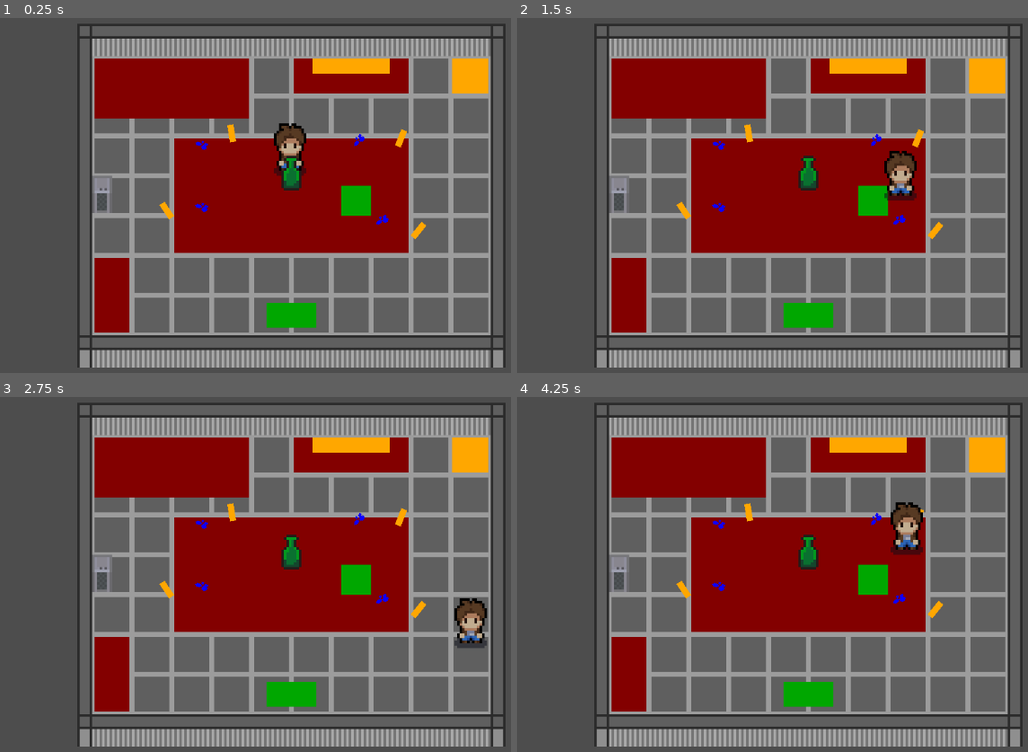
Above: before the commit, frames 1-4 (two rows, left to right).
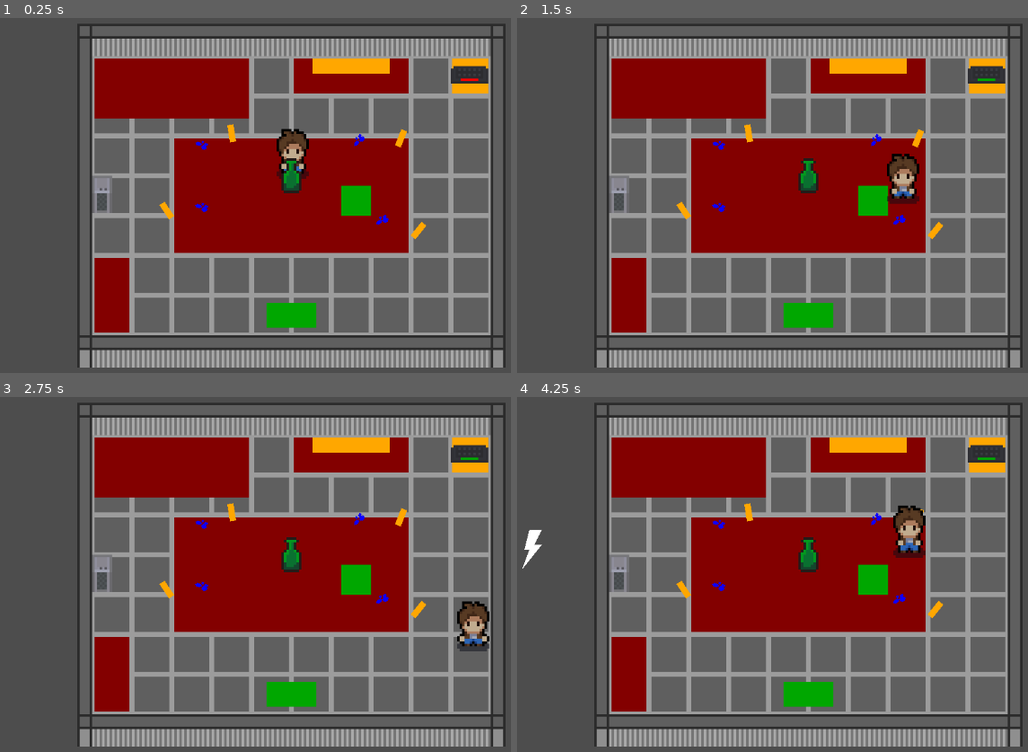
Above: after the commit, the same moments.

Repository: doneganmicah/BrackeysGameJam2024-2
Game: Godot game, scene res://scenes/level_proto.tscn
The game is run twice, just before and just after one commit, with the same random seed, the same clock (stepped at 60 frames per second) and the same inputs. This scene is started directly instead of the project's main scene.
Inputs:
- Up to frame 1 (0.25 s): no input
- Up to frame 2 (1.5 s): hold D (player_right) 0.53-1.28 s; tap E (player_interact) at 0.6 s; tap Space (player_special, bound only after the commit) at 0.8, 1.35 s; hold S (player_down) from 1.28 s (still down)
- Up to frame 3 (2.75 s): tap E (player_interact) at 1.55, 2.1 s; release S (player_down) at 2.03 s; hold D (player_right) from 2.03 s (still down); tap Space (player_special, bound only after the commit) at 2.3 s
- Up to frame 4 (4.25 s): release D (player_right) at 2.78 s; hold W (player_up) 2.78-3.53 s; tap Space (player_special, bound only after the commit) at 2.85, 3.8 s; tap E (player_interact) at 3.05, 3.6 s; hold A (player_left) from 3.53 s (still down)

The runs differ from the first frame. In frame 1, 1.1% of the frame differs, in the area x 53-96%, y 13-50%; in frame 2, 1.1%; in frame 3, 1.1%; in frame 4, 1.3%, in the area x 1-96%, y 13-50%.

Commit message:
Finished signal integrity hazard

Diff:
--- a/project.godot
+++ b/project.godot
@@ -52,6 +52,11 @@
 , Object(InputEventJoypadButton,"resource_local_to_scene":false,"resource_name":"","device":-1,"button_index":0,"pressure":0.0,"pressed":true,"script":null)
 ]
 }
+player_special={
+"deadzone": 0.5,
+"events": [Object(InputEventKey,"resource_local_to_scene":false,"resource_name":"","device":-1,"window_id":0,"alt_pressed":false,"shift_pressed":false,"ctrl_pressed":false,"meta_pressed":false,"pressed":false,"keycode":0,"physical_keycode":32,"key_label":0,"unicode":32,"location":0,"echo":false,"script":null)
+]
+}
 
 [physics]
 
--- a/scenes/hazards/hazard_water_leak.tscn
+++ b/scenes/hazards/hazard_water_leak.tscn
@@ -93,7 +93,6 @@
 puddle_bl = NodePath("Puddles/Puddle3/AnimatedSprite2D")
 
 [node name="Bucket" type="RigidBody2D" parent="." groups=["Bucket"]]
-z_index = 10
 y_sort_enabled = true
 scale = Vector2(1.00173, 1)
 collision_layer = 2
@@ -111,12 +110,11 @@
 one_way_collision_margin = 0.0
 
 [node name="AnimatedSprite2D" type="AnimatedSprite2D" parent="Bucket"]
-z_index = 10
 y_sort_enabled = true
-position = Vector2(0.0138158, 3)
+position = Vector2(0, 1)
 sprite_frames = SubResource("SpriteFrames_1huxy")
 autoplay = "default"
-offset = Vector2(0, -8)
+offset = Vector2(0, -6)
 
 [node name="Area2D" type="Area2D" parent="Bucket" groups=["Bucket"]]
 position = Vector2(0.0138158, -1)
--- a/scenes/interactables/breaker_box_interactable.tscn
+++ b/scenes/interactables/breaker_box_interactable.tscn
@@ -41,8 +41,9 @@
 [node name="AnimatedSprite2D" parent="." index="1"]
 z_index = 10
 y_sort_enabled = true
-position = Vector2(0, -7)
+position = Vector2(0, -1)
 sprite_frames = SubResource("SpriteFrames_wiw8f")
+offset = Vector2(0, -6)
 
 [node name="StaticBody2D" type="StaticBody2D" parent="." index="2"]
 position = Vector2(0, -7)
--- /dev/null
+++ b/scenes/interactables/router_interactable.tscn
@@ -0,0 +1,138 @@
+[gd_scene load_steps=9 format=3 uid="uid://ctthnbjjb2muc"]
+
+[ext_resource type="PackedScene" uid="uid://8pftd86ppdje" path="res://scenes/interactables/Interactable.tscn" id="1_r7a2g"]
+[ext_resource type="Texture2D" uid="uid://xmapq8mnsixu" path="res://assets/decorations.png" id="2_ey751"]
+[ext_resource type="Script" path="res://scripts/interactables/router_interactable.gd" id="2_w37f0"]
+[ext_resource type="Texture2D" uid="uid://bemqjbm8rscax" path="res://assets/placeholder_assets/placeholder_dial.png" id="4_afunn"]
+
+[sub_resource type="CircleShape2D" id="CircleShape2D_xudu6"]
+
+[sub_resource type="AtlasTexture" id="AtlasTexture_p3xa3"]
+atlas = ExtResource("2_ey751")
+region = Rect2(576, 112, 16, 16)
+
+[sub_resource type="SpriteFrames" id="SpriteFrames_wtvqd"]
+animations = [{
+"frames": [{
+"duration": 1.0,
+"texture": SubResource("AtlasTexture_p3xa3")
+}],
+"loop": true,
+"name": &"default",
+"speed": 5.0
+}]
+
+[sub_resource type="RectangleShape2D" id="RectangleShape2D_5ockj"]
+size = Vector2(15, 15)
+
+[node name="router_interactable" node_paths=PackedStringArray("dial_area", "lrg_gr_area", "sm_gr_area", "dial", "dial_range", "dial_ui", "placeholde_light") instance=ExtResource("1_r7a2g")]
+y_sort_enabled = true
+script = ExtResource("2_w37f0")
+signal_integrity = 500
+degrade_time_max = 30
+degrade_time_min = 15
+dial_speed_sec = 225.0
+current_degradation = null
+dial_area = NodePath("Control/Dial/dial/Area2D")
+lrg_gr_area = NodePath("Control/Dial/range/Bigger Green")
+sm_gr_area = NodePath("Control/Dial/range/Smalle Green")
+dial = NodePath("Control/Dial/dial")
+dial_range = NodePath("Control/Dial/range")
+dial_ui = NodePath("Control")
+placeholde_light = NodePath("Polygon2D")
+
+[node name="CollisionShape2D" parent="." index="0"]
+position = Vector2(-3, 8)
+shape = SubResource("CircleShape2D_xudu6")
+
+[node name="AnimatedSprite2D" parent="." index="1"]
+z_index = 10
+y_sort_enabled = true
+sprite_frames = SubResource("SpriteFrames_wtvqd")
+
+[node name="Polygon2D" type="Polygon2D" parent="." index="2"]
+z_index = 10
+position = Vector2(0, 1)
+color = Color(1, 0, 0, 1)
+polygon = PackedVector2Array(-4, 6, -4, 5, 3, 5, 3, 6)
+
+[node name="Control" type="Control" parent="." index="3"]
+visible = false
+layout_mode = 3
+anchors_preset = 0
+offset_left = -118.0
+offset_top = 53.0
+offset_right = -19.0
+offset_bottom = 139.0
+scale = Vector2(0.460617, 0.460617)
+
+[node name="ColorRect" type="ColorRect" parent="Control" index="0"]
+z_index = 25
+layout_mode = 0
+offset_left = 75.0
+offset_top = 48.0
+offset_right = 127.0
+offset_bottom = 85.0
+color = Color(0.351563, 0.351563, 0.351563, 1)
+
+[node name="Button" type="Button" parent="Control/ColorRect" index="0"]
+z_index = 25
+layout_mode = 0
+offset_left = 6.0
+offset_top = 3.0
+offset_right = 46.0
+offset_bottom = 34.0
+text = "Kick"
+
+[node name="Dial" type="Node2D" parent="Control" index="1"]
+
+[node name="dial" type="Sprite2D" parent="Control/Dial" index="0"]
+z_index = 23
+position = Vector2(99, 0)
+rotation = -0.760308
+texture = ExtResource("4_afunn")
+region_enabled = true
+region_rect = Rect2(0, 0, 256, 256)
+
+[node name="Area2D" type="Area2D" parent="Control/Dial/dial" index="0"]
+
+[node name="CollisionPolygon2D" type="CollisionPolygon2D" parent="Control/Dial/dial/Area2D" index="0"]
+polygon = PackedVector2Array(-82.7649, -82.9571, -74.7796, -73.2333, -73.5256, -74.7174)
+
+[node name="range" type="Sprite2D" parent="Control/Dial" index="1"]
+z_index = 21
+position = Vector2(99, 0)
+texture = ExtResource("4_afunn")
+region_enabled = true
+region_rect = Rect2(512, 0, 256, 256)
+
+[node name="Bigger Green" type="Area2D" parent="Control/Dial/range" index="0" groups=["dial_green"]]
+
+[node name="CollisionPolygon2D" type="CollisionPolygon2D" parent="Control/Dial/range/Bigger Green" index="0"]
+polygon = PackedVector2Array(36.7066, 73.4963, 51.3827, 102.67, -0.25676, 119.378, -51.5928, 103.011, -36.3016, 72.4552)
+
+[node name="Smalle Green" type="Area2D" parent="Control/Dial/range" index="1" groups=["dial_green"]]
+
+[node name="CollisionPolygon2D" type="CollisionPolygon2D" parent="Control/Dial/range/Smalle Green" index="0"]
+polygon = PackedVector2Array(-19.9176, -79.8962, -27.785, -110.868, 0.0933228, -115.201, 27.3781, -111.109, 19.9608, -79.9885)
+
+[node name="case" type="Sprite2D" parent="Control/Dial" index="2"]
+z_index = 20
+position = Vector2(99, 0)
+texture = ExtResource("4_afunn")
+region_enabled = true
+region_rect = Rect2(768, 0, 256, 256)
+
+[node name="Sprite2D3" type="Sprite2D" parent="Control/Dial/case" index="0"]
+z_index = 2
+texture = ExtResource("4_afunn")
+region_enabled = true
+region_rect = Rect2(256, 0, 256, 256)
+
+[node name="StaticBody2D" type="StaticBody2D" parent="." index="4"]
+
+[node name="CollisionShape2D" type="CollisionShape2D" parent="StaticBody2D" index="0"]
+position = Vector2(-0.5, 4.5)
+shape = SubResource("RectangleShape2D_5ockj")
+
+[connection signal="button_down" from="Control/ColorRect/Button" to="." method="_on_button_pressed"]
--- a/scenes/level_proto.tscn
+++ b/scenes/level_proto.tscn
@@ -1,10 +1,11 @@
-[gd_scene load_steps=9 format=4 uid="uid://owhd7frdhx34"]
+[gd_scene load_steps=10 format=4 uid="uid://owhd7frdhx34"]
 
 [ext_resource type="PackedScene" uid="uid://cj77wxhaj87aq" path="res://scenes/player.tscn" id="1_03mbu"]
 [ext_resource type="Script" path="res://scripts/game_controller.gd" id="1_jutxf"]
 [ext_resource type="Texture2D" uid="uid://ce2dm51tinu22" path="res://assets/placeholder_assets/LevelBlocking.png" id="2_kjxbd"]
 [ext_resource type="PackedScene" uid="uid://ckif30bwjtonq" path="res://scenes/hazards/hazard_water_leak.tscn" id="3_rvoox"]
 [ext_resource type="PackedScene" uid="uid://beyt4jksujctr" path="res://scenes/interactables/breaker_box_interactable.tscn" id="5_1ocpd"]
+[ext_resource type="PackedScene" uid="uid://ctthnbjjb2muc" path="res://scenes/interactables/router_interactable.tscn" id="6_d2he6"]
 
 [sub_resource type="TileSetAtlasSource" id="TileSetAtlasSource_kpago"]
 texture = ExtResource("2_kjxbd")
@@ -158,7 +159,7 @@
 color = Color(1, 0.654902, 0, 1)
 polygon = PackedVector2Array(-10, -10, 10, -10, 10, 10, -10, 10)
 
-[node name="GameHandler" type="Node" parent="." node_paths=PackedStringArray("_player", "_interval_timer", "haz_water_leak", "haz_electrical_outage")]
+[node name="GameHandler" type="Node" parent="." node_paths=PackedStringArray("_player", "_interval_timer", "haz_water_leak", "haz_electrical_outage", "haz_signal_integrity")]
 script = ExtResource("1_jutxf")
 attempt_leak_max = 60
 attempt_strike_min = 5
@@ -167,6 +168,7 @@
 _interval_timer = NodePath("Timer")
 haz_water_leak = NodePath("../HazardWaterLeak")
 haz_electrical_outage = NodePath("../breaker_box_interactable")
+haz_signal_integrity = NodePath("../router_interactable")
 
 [node name="Timer" type="Timer" parent="GameHandler"]
 script = SubResource("GDScript_tcg43")
@@ -176,9 +178,12 @@
 time_till_puddle_recesses = 120
 
 [node name="breaker_box_interactable" parent="." node_paths=PackedStringArray("game_controller") instance=ExtResource("5_1ocpd")]
-z_index = 10
 y_sort_enabled = true
 position = Vector2(-76, 14)
 game_controller = NodePath("../GameHandler")
 
+[node name="router_interactable" parent="." node_paths=PackedStringArray("game_controller") instance=ExtResource("6_d2he6")]
+position = Vector2(72, -45)
+game_controller = NodePath("../GameHandler")
+
 [connection signal="timeout" from="GameHandler/Timer" to="GameHandler" method="_on_timer_timeout"]
--- a/scenes/player.tscn
+++ b/scenes/player.tscn
@@ -54,7 +54,7 @@
 }]
 
 [sub_resource type="RectangleShape2D" id="RectangleShape2D_llsie"]
-size = Vector2(9, 6)
+size = Vector2(9, 5)
 
 [node name="Player" type="CharacterBody2D"]
 z_index = 10
@@ -67,15 +67,13 @@
 script = ExtResource("1_jrioe")
 
 [node name="AnimatedSprite2D" type="AnimatedSprite2D" parent="."]
-z_index = 10
 y_sort_enabled = true
-position = Vector2(-1, -9)
 sprite_frames = SubResource("SpriteFrames_cw3q0")
 animation = &"PLACEHOLDER"
 autoplay = "PLACEHOLDER"
-frame_progress = 0.351745
-offset = Vector2(0, -10)
+frame_progress = 0.556358
+offset = Vector2(0, -17)
 
 [node name="CollisionShape2D" type="CollisionShape2D" parent="."]
-position = Vector2(0, -3)
+position = Vector2(0.5, -1.5)
 shape = SubResource("RectangleShape2D_llsie")
--- a/scripts/game_controller.gd
+++ b/scripts/game_controller.gd
@@ -22,6 +22,9 @@
 @export var upload_booster = 0: # Any special boosters to increase the upload speed beyond max
 	get: return upload_booster  # Can be use in debugging to speed up the progression
 	set(value): upload_booster = abs(value)
+@export var upload_interupted = false: # flag for when the signal is so weak that the upload has stopped
+	get: return upload_interupted
+	set(value): upload_interupted = value
 
 @export_group("Game time")
 @export_range(120, MAX_GAME_TIME) var end_time = 270: # The time when the game round ends set to 270 (4m30s)
@@ -48,7 +51,8 @@
 @export var _interval_timer : Timer # This is the instance of the Timer node which triggers every seccond
 @export_group("Hazards")
 @export var haz_water_leak : HazWaterLeak # instance of HazWaterLeak
-@export var haz_electrical_outage : BreakerBox
+@export var haz_electrical_outage : BreakerBox # instance of the breaker box
+@export var haz_signal_integrity : Router # instance of the wifi router
 
 # Local variables
 var _timer_flag : bool # Raises to signify the timer has expired
@@ -101,15 +105,18 @@
 		return
 
 	# DEBUG PRINTS
-	#print("Upload Progress:")
-	#print("{up}/{ut}".format({"up": upload_progression, "ut": upload_target}))
-	#var percent = map(upload_progression, 0, upload_target, 0, 100)
-	#print("{perc}%".format({"perc": percent }))
-	#print("Game Time:")
-	#print(current_time)
-	#print(get_clock_time())
-	#print("storm intensity")
-	#print(storm_intensity)
+	print("Upload Progress:")
+	print("{up}/{ut}".format({"up": upload_progression, "ut": upload_target}))
+	var percent = map(upload_progression, 0, upload_target, 0, 100)
+	print("{perc}%".format({"perc": percent }))
+	print("Upload Speed: {sp}".format({"sp": upload_speed}))
+	print("Signal Integrity: {si}".format({"si": haz_signal_integrity.signal_integrity}))
+	print("Degrading at: {de}".format({"de": haz_signal_integrity.current_degradation}))
+	print("Game Time:")
+	print(current_time)
+	print(get_clock_time())
+	print("storm intensity")
+	print(storm_intensity)
 
 	# Hazard management # I probably should have funcitonizeed this but it was too late before i realized how big it would get
 	time_since_last_leak += 1
@@ -161,6 +168,7 @@
 
 	# Hazard ticks
 	haz_water_leak.haz_tick() # Tick the water leak hazard
+	haz_signal_integrity.haz_tick(storm_intensity) # Tick the signal integrity hazard
 
 
 # A game winning condition has been met.
--- a/scripts/hazards/hazard_water_leak.gd
+++ b/scripts/hazards/hazard_water_leak.gd
@@ -48,7 +48,7 @@
 	var no_drip = rng.randi_range(0,100)
 	for puddle : Puddle in puddles:
 		# If the puddle is chosen and there is a chance for a drip
-		if(puddle.puddle_id == new_drip and no_drip > chance_no_drip):
+		if(puddle.id == new_drip and no_drip > chance_no_drip):
 			puddle.leaking = true
 		else: # turn the drip off
 			puddle.leaking = false
@@ -68,7 +68,7 @@
 	if area.is_in_group("Bucket"): # double check is bucket, you never know
 		for puddle : Puddle in puddles:
 			# If the puddle is the one that was entered set bucketed to true
-			if(puddle.puddle_id == extra_arg_0):
+			if(puddle.id == extra_arg_0):
 				puddle.bucketed = true
 			else: # we can make the assumption that the bucket isnt elsewhere
 				puddle.bucketed = false
@@ -80,7 +80,7 @@
 	if area.is_in_group("Bucket"): # double check is bucket, you never know
 		for puddle : Puddle in puddles:
 			# If the puddle is the one that was entered set bucketed to true
-			if(puddle.puddle_id == extra_arg_0):
+			if(puddle.id == extra_arg_0):
 				puddle.bucketed = false
 
 ################################################################################
@@ -90,20 +90,22 @@
 class Puddle:
 	var puddle_size = 0        # Size of the puddle in sprite indexes
 	var puddle_progression = 0 # The size of the puddle in game code
-	var puddle_id = 0          # What puddle am I
+	var id = 0          # What puddle am I
 	var puddle_grow_speed      # grow speed calculated
 	var puddle_shrink_speed    # shrink speed calculated
 	var bucketed = false       # If the puddle has a bucket on it
 	var leaking = false         # Am I leaking?
 	var haz : HazWaterLeak     # Instance of the hazard
-	var sprite : AnimatedSprite2D
+	var puddle_sprite : AnimatedSprite2D
 
 	# Constructor
 	func _init(puddle_id, hazard : HazWaterLeak, sprite : AnimatedSprite2D) -> void:
-		self.puddle_id = puddle_id
+		self.id = puddle_id
 		self.haz = hazard
-		self.sprite = sprite
+		self.puddle_sprite = sprite
+		@warning_ignore("integer_division") # The integer division is the intended behavior
 		puddle_grow_speed   = haz.puddle_target / haz.time_till_puddle_kills
+		@warning_ignore("integer_division") # The integer division is the intended behavior
 		puddle_shrink_speed = haz.puddle_target / haz.time_till_puddle_recesses
 
 	# Ticks called every second and checks if puddle overflows
@@ -121,8 +123,8 @@
 			puddle_progression = clamp(puddle_progression + puddle_grow_speed, 0, haz.puddle_target)
 			# Has the puddle maxxed and overflowed
 			if(puddle_progression >= haz.puddle_target):
-				haz.puddle_overflowed(puddle_id)
+				haz.puddle_overflowed(id)
 
 		# update the puddle sprite  # also this line is pain just let me create a util class and let me include that its not  …(223 unchanged characters)…
 		puddle_size = clamp(haz.game_controller.map(puddle_progression, 0, haz.puddle_target, 0, haz.puddle_max_size), 0, haz.puddle_max_size)
-		sprite.set_frame(puddle_size)
+		puddle_sprite.set_frame(puddle_size)
--- a/scripts/interactables/breaker_box_interactable.gd
+++ b/scripts/interactables/breaker_box_interactable.gd
@@ -60,6 +60,7 @@
 var flick_count = 0
 var length_counter = 0
 func _physics_process(delta: float) -> void:
+	var _unused = delta # remove unused var warning
 	if(draw_lightning):
 		if(!flicked):
 			# Light off
@@ -86,6 +87,7 @@
 
 
 func _process(delta: float) -> void:
+	var _unused = delta # remove unused var warning
 	# Enable interaction when power goes off
 	if(power_status == ON):    can_interact = false
 	elif(power_status == OFF): can_interact = true
@@ -114,6 +116,7 @@
 
 func _on_breaker_switched(extra_arg_0: int) -> void:
 	var good = 0
+	print(extra_arg_0)
 	for btn : CheckButton in switches:
 		if btn.button_pressed: good += 1
 	if(good == 3):
--- /dev/null
+++ b/scripts/interactables/router_interactable.gd
@@ -0,0 +1,159 @@
+class_name Router
+#region Interactable boiler plate
+extends Interactable
+
+# Is called when interacted with
+# to get the instance of the player use _player from parent.
+func interact() -> void:
+	# Raise a flag since this will block the player _process() until the code path finishes
+	# tho probably not a terrible thing since nothing else will be happening on that thread
+	# ¯\_(ツ)_/¯
+	# if interact available
+	_flag_interacted = true
+#endregion
+################################################################################
+##                                  Constants                                 ##
+################################################################################
+const SIGNAL_MAX = 500   # Used in calculations the maximum signal integrity
+const SIGNAL_BEGIN_FAIL = SIGNAL_MAX - 100
+const DIAL_MIN_DEG = -45 # -|
+const DIAL_MAX_DEG = 135 #  |
+const LRG_MIN_DEG  = 116 #  |- Positions in rotations for the dials
+const LRG_MAX_DEG  = 244 #  |
+const SM_MIN_DEG   = -60 #  |
+const SM_MAX_DEG   = 60  # _|
+const LEFT  = -1
+const RIGHT = 1
+
+################################################################################
+##                                  Variables                                 ##
+################################################################################
+@export_category("Hazard Settings")
+@export var signal_integrity = SIGNAL_MAX
+@export var degrade_time_max = 30
+@export var degrade_time_min = 15
+@export var dial_speed_sec : float  = 225.0 # Speed of the dial in deg/sec
+var dial_speed : float = dial_speed_sec / 60.0 # Converted to deg per physim emulation per seconds
+
+@export var current_degradation = SIGNAL_MAX / degrade_time_max
+
+@export_category("Hazard Nodes")
+@export var game_controller : GameController
+@export var dial_area : Area2D
+@export var lrg_gr_area : Area2D
+@export var sm_gr_area : Area2D
+@export var dial       : Sprite2D
+@export var dial_range : Sprite2D
+@export var dial_ui : Control
+@export var placeholde_light : Polygon2D # TODO Replace with animated sprite and frames and animation
+
+# local variables
+var _flag_interacted  = false
+var playing_dial      = false
+var dial_direction    = RIGHT
+var button_flag = false
+var storm_intensity = 0
+var rng = RandomNumberGenerator.new()
+
+################################################################################
+##                                  Functions                                 ##
+################################################################################
+# Called when the node enters the scene tree for the first time.
+func _ready() -> void:
+	rng.set_seed(Time.get_ticks_usec())
+	can_interact = true
+
+# Called every phys sim frame fixed to 60 sim calls from the engine per second
+func _physics_process(delta: float) -> void:
+	var _unused = delta
+	# If the game is open we will play the dial animation
+	if(playing_dial):
+		# Lets space also work
+		if(Input.is_action_just_pressed("player_special") or Input.is_action_just_pressed("player_interact") or button_flag):
+			# Evaluate game state
+			kick()
+
+		# Flip direction of dial
+		if(dial.rotation_degrees >= DIAL_MAX_DEG): dial_direction = LEFT
+		elif(dial.rotation_degrees <= DIAL_MIN_DEG): dial_direction = RIGHT
+
+		# Update dial position
+		dial.rotation_degrees = clamp(dial.rotation_degrees + (dial_speed * dial_direction), DIAL_MIN_DEG, DIAL_MAX_DEG)
+
+
+# Called every frame. 'delta' is the elapsed time since the previous frame.
+func _process(delta: float) -> void:
+	var _unused = delta
+	if(_flag_interacted):
+		open_ui()
+		_flag_interacted = false
+
+# Called to tick hazard events
+func haz_tick(storm_intensity):
+	self.storm_intensity = storm_intensity
+	# recalculate degradation speed based on storm intensity
+	current_degradation = SIGNAL_MAX / game_controller.map(storm_intensity, 0, 10, degrade_time_max, degrade_time_min)
+
+	# Signal degrade
+	signal_integrity = clamp(signal_integrity - current_degradation, 0, SIGNAL_MAX)
+
+	if(signal_integrity < SIGNAL_BEGIN_FAIL):
+		can_interact = true
+		# TODO This is where youll need to call to change the router colors
+		placeholde_light.color = Color(game_controller.map(signal_integrity, SIGNAL_BEGIN_FAIL, 0, 0.833, 1),game_controller.map(signal_integrity, SIGNAL_BEGIN_FAIL, 0, 0.833, 0) ,0)
+	else:
+		placeholde_light.color = Color(0,0.663,0)
+
+	if(signal_integrity > 0):
+		game_controller.upload_speed = clamp(game_controller.map(signal_integrity, 0, SIGNAL_BEGIN_FAIL, 1, game_controller.UPLOAD_MAX_SPEED), 1, game_controller.UPLOAD_MAX_SPEED)
+		game_controller.upload_interupted = false
+	else:
+		game_controller.upload_speed = 0
+		game_controller.upload_interupted = true
+
+# Open the dial kicker
+func open_ui():
+	# set the color wheel
+	var size_roll = rng.randi_range(0, 100)
+	var position_roll = rng.randi_range(0,100)
+
+	if(size_roll > game_controller.map(storm_intensity, 0,10, 10, 60)):
+		dial_range.rotation_degrees = game_controller.map(position_roll,0,100,LRG_MIN_DEG, LRG_MAX_DEG)
+	else:
+		dial_range.rotation_degrees = game_controller.map(position_roll,0,100,SM_MIN_DEG, SM_MAX_DEG)
+	dial.rotation_degrees = DIAL_MIN_DEG
+
+
+	# open the ui
+	playing_dial = true
+	_player.can_move = false
+	can_interact = false
+	dial_ui.visible = true
+
+func close_ui():
+	_player.can_move = true
+	can_interact = true # wait until the router falls below the first speed reduction
+	dial_ui.visible = false
+
+# Kick the router, Evaluate and score
+func kick():
+	print("Kicking")
+	playing_dial = false
+	if dial_area.has_overlapping_areas():
+		for area : Area2D in dial_area.get_overlapping_areas():
+			if(area.is_in_group("dial_green")):
+				print("You Hit Green!")
+				signal_integrity = SIGNAL_MAX
+				await get_tree().create_timer(0.75).timeout
+				close_ui()
+	else:
+		print("You Hit Red!")
+		await get_tree().create_timer(0.75).timeout
+		playing_dial = true
+
+
+################################################################################
+##                                  Callbacks                                 ##
+################################################################################
+func _on_button_pressed() -> void:
+	if(playing_dial): kick()
--- a/scripts/player.gd
+++ b/scripts/player.gd
@@ -10,6 +10,7 @@
 var _interactable : Interactable # The instance of the interactable within interaction range
 
 func _physics_process(delta: float) -> void:
+	var _unused = delta # remove unused var warning
 	if(!can_move): return
 	# Get the input direction and handle the movement/deceleration.
 	var direction := Input.get_vector("player_left", "player_right", "player_up", "player_down")
@@ -31,6 +32,7 @@
 
 
 func _process(delta: float) -> void:
+	var _unused = delta # remove unused var warning
 	if (Input.is_action_just_pressed("player_interact")):
 		if (_interactable != null):
 			if(_interactable.can_interact):
Binary file added: assets/placeholder_assets/Sprite-0001.aseprite
Binary file added: assets/placeholder_assets/placeholder_dial.png
Not shown, added: assets/placeholder_assets/placeholder_dial.png.import
Not shown: 1 places in scenes/levels/main_level.tscn that only renumber resources
